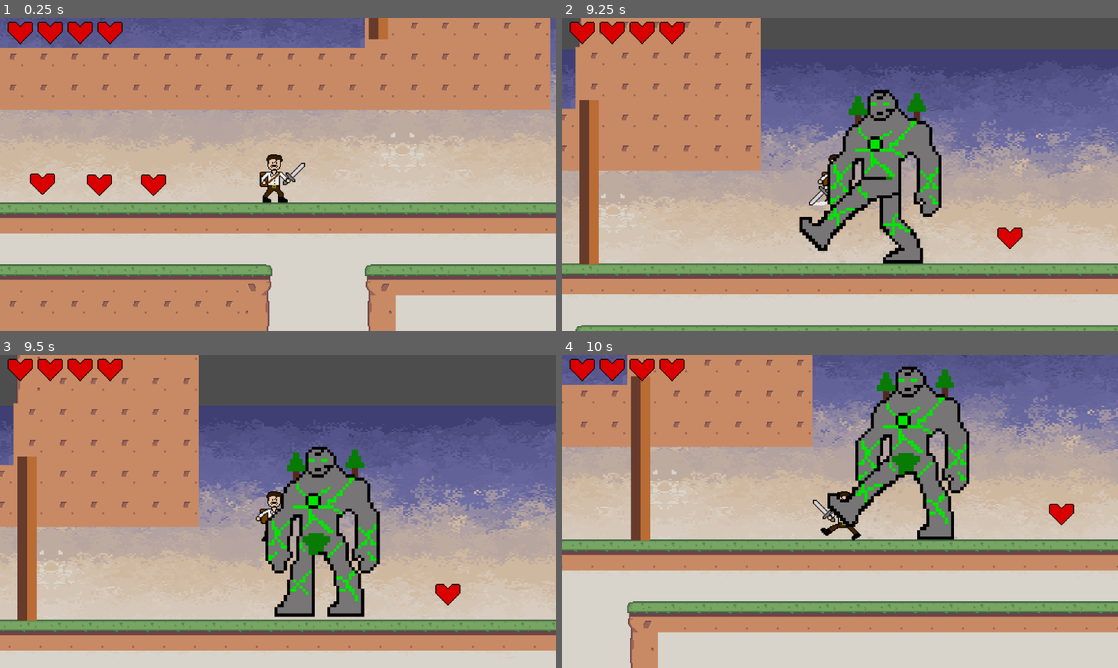
Above: before the commit, frames 1-4 (two rows, left to right).
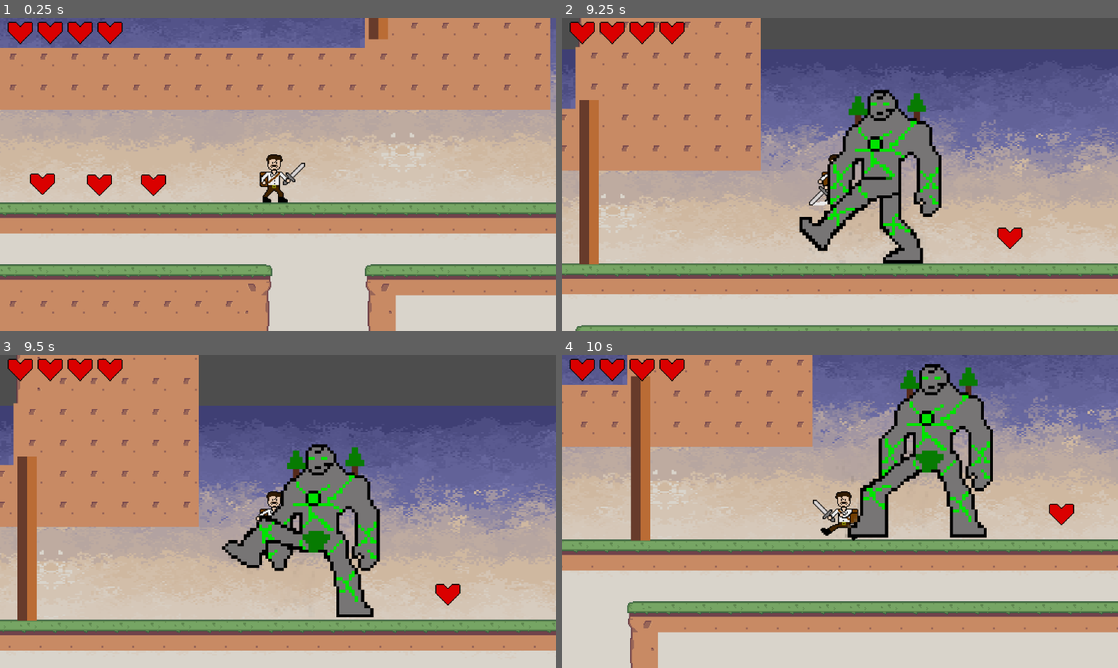
Above: after the commit, the same moments.

Repository: bscott519/ColossalCrisisGame
Game: Godot game, scene res://Scenes/level_5.tscn
The game is run twice, just before and just after one commit, with the same random seed, the same clock (stepped at 60 frames per second) and the same inputs. This scene is started directly instead of the project's main scene. The engine's default icon, where the game draws it, is replaced by a stand-in: a white triangle on a blue panel in a dark square. Sound files missing from this copy of the repository are replaced by a short silence.
Inputs (mouse positions are in pixels of both pictures, inside the frame that each line leads up to):
- Up to frame 1 (0.25 s): no input
- Up to frame 2 (9.25 s): tap Enter (enter) at 0.5, 1.35, 2.85, 4.35, 5.85, 7.35, 8.85 s; move the mouse to (962, 158) at 0.52 s; hold Enter (enter) 0.53-1.28 s; hold D (right) 0.53-2.03 s; click (962, 158) at 0.6 s; tap Space (jump) at 0.77, 1.52, 3.02, 3.77, 4.52, 6.02, 6.77, 7.52, 9.02 s; move the mouse to (728, 190) at 1.27 s; click (728, 190) at 1.55 s; move the mouse to (895, 105) at 2.02 s; hold A (left) 2.03-2.78 s; hold Enter (enter) 2.03-2.78 s; click (895, 105) at 2.1 s; move the mouse to (812, 237) at 2.77 s; hold D (right) 2.78-4.28 s; click (812, 237) at 3.05 s; move the mouse to (1006, 221) at 3.52 s; hold Enter (enter) 3.53-4.28 s; click (1006, 221) at 3.6 s; move the mouse to (673, 127) at 4.27 s; hold A (left) 4.28-5.03 s; click (673, 127) at 4.55 s; move the mouse to (867, 174) at 5.02 s; hold D (right) 5.03-5.78 s; hold Enter (enter) 5.03-5.78 s; click (867, 174) at 5.1 s; move the mouse to (756, 96) at 5.77 s; hold A (left) 5.78-7.28 s; click (756, 96) at 6.05 s; move the mouse to (962, 158) at 6.52 s; hold Enter (enter) 6.53-7.28 s; click (962, 158) at 6.6 s; move the mouse to (728, 190) at 7.27 s; hold D (right) from 7.28 s (still down); click (728, 190) at 7.55 s; move the mouse to (895, 105) at 8.02 s; hold Enter (enter) 8.03-8.78 s; click (895, 105) at 8.1 s; move the mouse to (812, 237) at 8.77 s; click (812, 237) at 9.05 s
- Up to frame 3 (9.5 s): keep holding D (right)
- Up to frame 4 (10 s): move the mouse to (1006, 558) at 9.52 s; release D (right) at 9.53 s; hold A (left) from 9.53 s (still down); hold Enter (enter) from 9.53 s (still down); click (1006, 558) at 9.6 s; tap Space (jump) at 9.77 s

Frames 1-2 are identical in both runs. In frame 3, 4.0% of the frame differs, in the area x 39-69%, y 28-84%; in frame 4, 9.6%, in the area x 47-78%, y 2-60%.

Commit message:
earth giant now attacks, pauses, and attacks again when player is in attack radius

Diff:
--- a/Scenes/earth_giant.tscn
+++ b/Scenes/earth_giant.tscn
@@ -161,3 +161,6 @@
 shape = SubResource("RectangleShape2D_fyhic")
 
 [connection signal="animation_finished" from="AnimatedSprite2D" to="." method="_on_animated_sprite_2d_animation_finished"]
+[connection signal="timeout" from="AttackCooldown" to="." method="_on_attack_cooldown_timeout"]
+[connection signal="body_entered" from="AttackRadius" to="." method="_on_attack_radius_body_entered"]
+[connection signal="body_exited" from="AttackRadius" to="." method="_on_attack_radius_body_exited"]
--- a/Scripts/earth_giant.gd
+++ b/Scripts/earth_giant.gd
@@ -6,6 +6,8 @@
 @onready var detection_area = $Detection
 @onready var attack_cooldown = $AttackCooldown
 @onready var attack_radius = $AttackRadius
+
+var player_in_attack_radius = false
 
 var current_state = State.IDLE
 var player = null
@@ -58,8 +60,13 @@
 func _on_attack_radius_body_entered(body):
 	if body.name == "player":
 		player = body
+		player_in_attack_radius = true
 		print("Player entered attack radius")
 		choose_attack()
+
+func _on_attack_radius_body_exited(body):
+	if body.name == "player":
+		player_in_attack_radius = false
 
 func change_state(new_state):
 	current_state = new_state
@@ -93,3 +100,8 @@
 		State.STOMP, State.SLAM, State.SUMMON:
 			print("Finished attack animation:", current_state)
 			change_state(State.CHASE)
+			attack_cooldown.start()
+
+func _on_attack_cooldown_timeout():
+	if player_in_attack_radius:
+		choose_attack()
